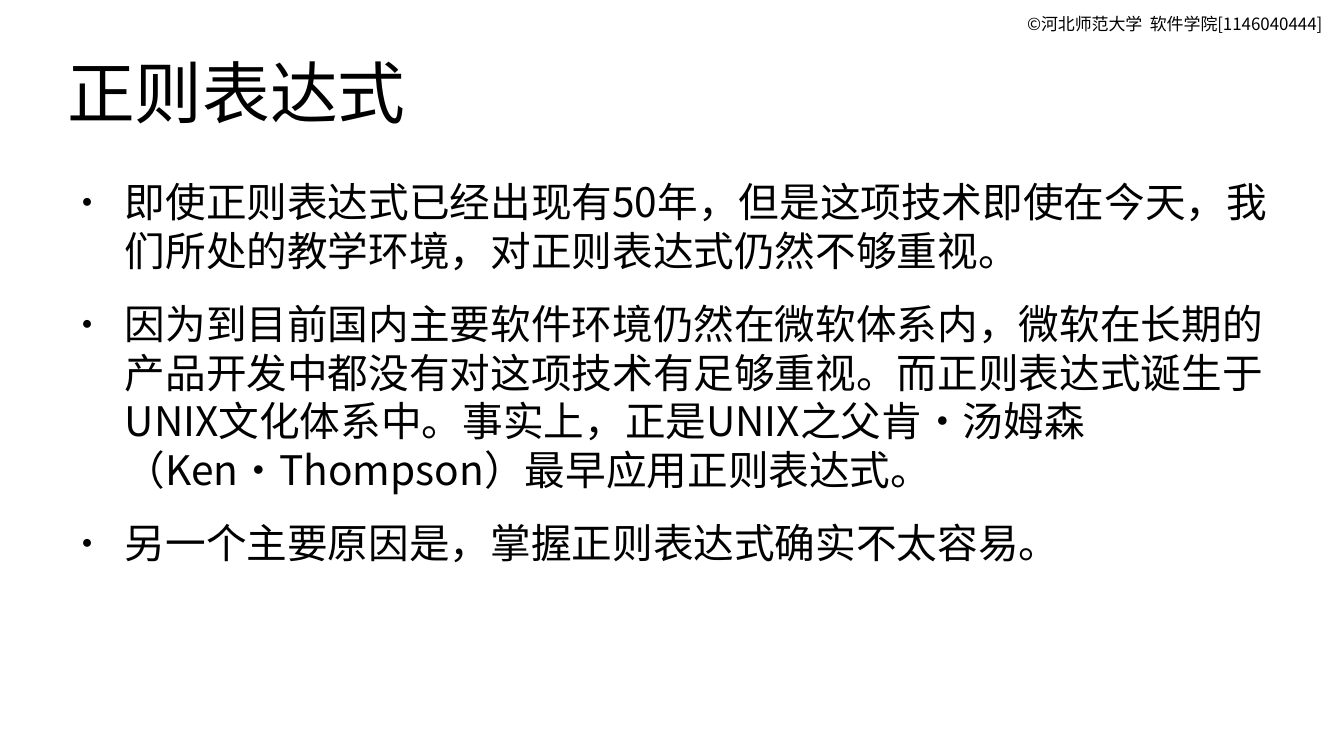
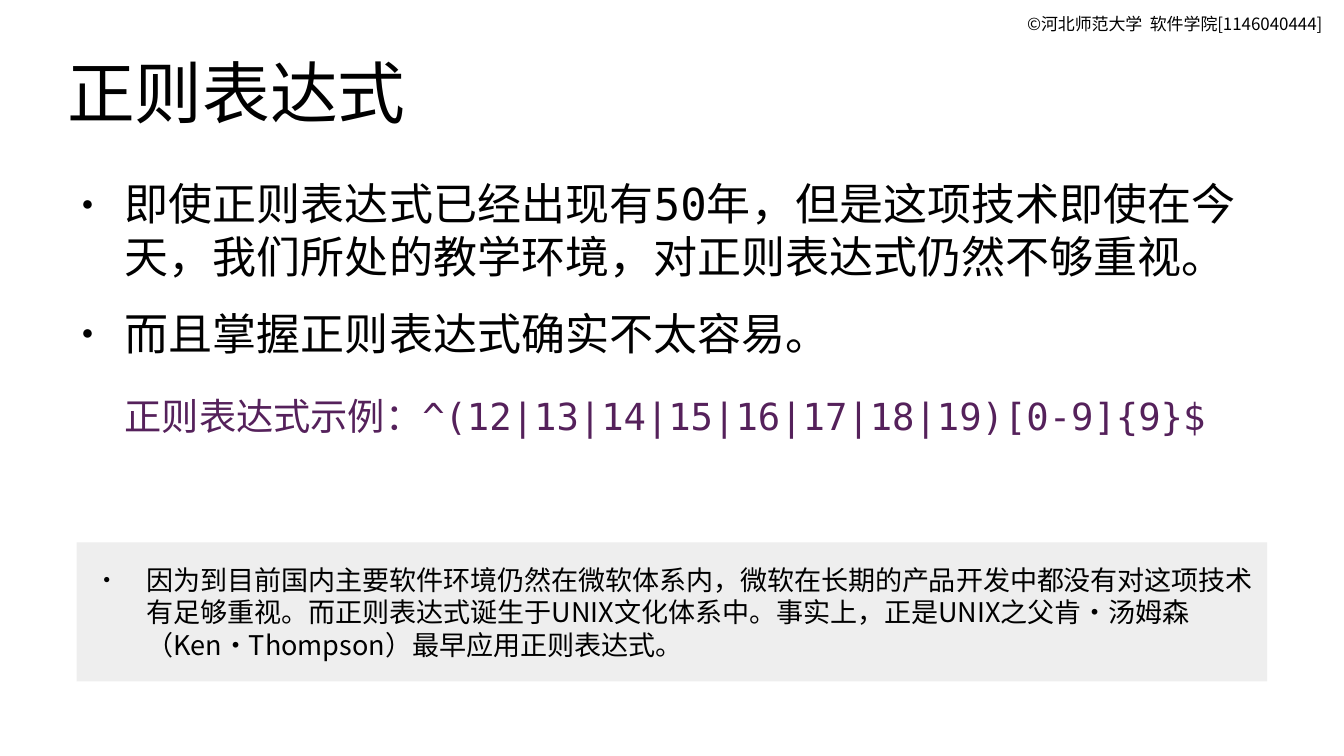
Before and after one commit to master-genius/linux-system, a slide deck: slide 5 of materials/slides/ch13-apply.odp. Drawn at 1344x756 pixels with LibreOffice and Linux fonts; fonts in the diff are those of the drawing. Boxes give left, top, right and bottom in pixels: in the first picture for what was removed or moved away, otherwise in the second. Text is boxed around its words. In the diff, an @@ line names an element or a change of style, - is before the commit and + after.

```diff
--- a/materials/slides/ch13-apply.odp
+++ b/materials/slides/ch13-apply.odp
@@ text at (125,183,1236,278): size 24.1 to 26 pt, font Noto Sans CJK SC to DejaVu Sans Mono in "即使正则表达式已经出现有50年，但是这项技术即使在今天，我们所处的教学环境，对正则表达式仍然不够重视。" @@
@@ text at (125,313,1206,439): text changed; size 24.1 to 22 pt; font Noto Sans CJK SC to DejaVu Sans Mono; text colour #000000 to #55215B @@
-● 因为到目前国内主要软件环境仍然在微软体系内，微软在长期的产品开发中都没有对这项技术有足够重视。而正则表达式诞生于UNIX文化体系中。事实上，正是UNIX之父肯·汤姆森（Ken·Thompson）最早应用正则表达式。
-● 另一个主要原因是，掌握正则表达式确实不太容易。
+● 而且掌握正则表达式确实不太容易。
+正则表达式示例：^(12|13|14|15|16|17|18|19)[0-9]{9}$
@@ rectangle added at (77,543,1267,682), fill #EEEEEE, 16 pt, text #000000 @@
+● 因为到目前国内主要软件环境仍然在微软体系内，微软在长期的产品开发中都没有对这项技术有足够重视。而正则表达式诞生于UNIX文化体系中。事实上，正是UNIX之父肯·汤姆森（Ken·Thompson）最早应用正则表达式。
```
Also in this commit, not shown: 4 other slides changed, 18 slides added, 6 slides removed, 4 other files.
